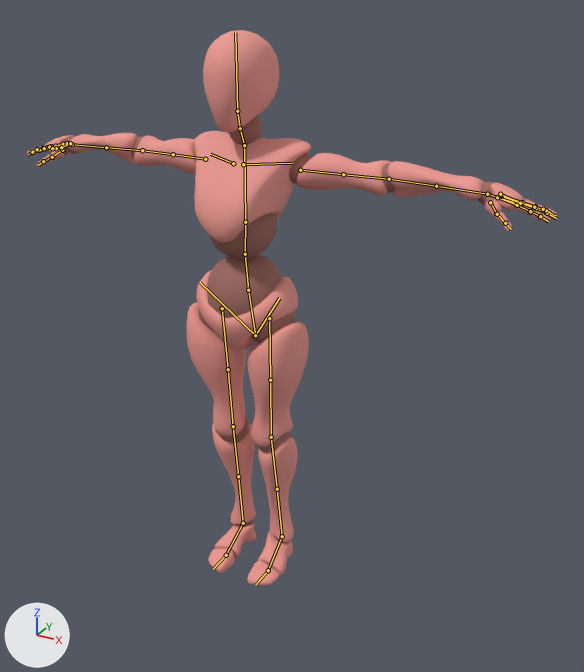
The Blender file models/characters/xbot/xbot.blend as it was, and as the next commit left it.
Rendered twice from a 50 mm lens placed at (1.268, -2.01, 1.929), pointed at (0.151, 0.021, 0.913). The axes (+X, +Y, +Z) are drawn at lower left. The lights are the same throughout. The bones that bend it are drawn over the model as lines.

The first picture shows 'xbot_mesh'.
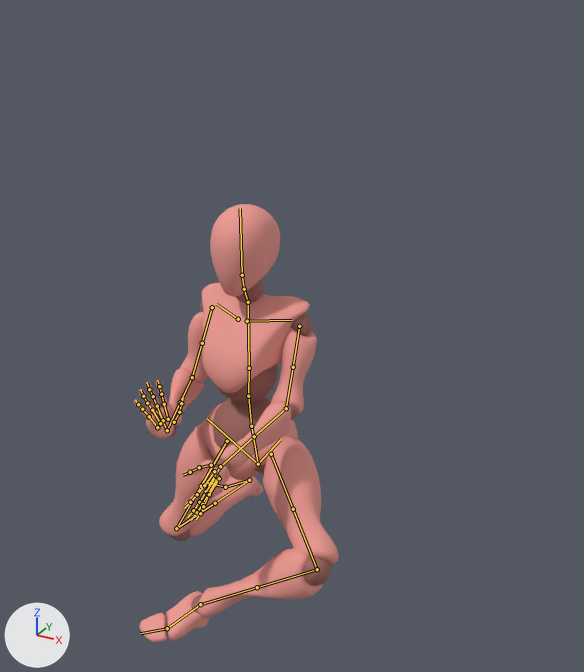
The newer file adds an action. The first version stands in its rest pose; the second is drawn at frame 36 of the action 'Jump'.

The edits, one by one:
Bone 'torso' (bone_torso) moves from (0.0, 0.0, 0.0) to (0.0, 0.0, -0.489).
Bone 'hand_ik.L' (bone_hand_ik_l) moves from (0.0, 0.0, 0.0) to (-0.606, -0.389, -0.8).
Bone 'hand_ik.L' (bone_hand_ik_l) turns from (0, 0, 0) to (68, -1, -75) degrees about its own x, y and z.
Bone 'hand_ik.R' (bone_hand_ik_r) moves from (0.0, 0.0, 0.0) to (0.581, -0.325, -0.779).
Bone 'hand_ik.R' (bone_hand_ik_r) turns from (0, 0, 0) to (-14, 147, -98) degrees about its own x, y and z.
Bone 'upper_arm_ik_target.R' (bone_upper_arm_ik_target_r) moves from (0.0, 0.0, 0.0) to (-0.175, 0.035, -0.666).
Bone 'foot_ik.L' (bone_foot_ik_l) moves from (0.0, 0.0, 0.0) to (0.04, -0.52, 0.0).
Bone 'foot_ik.L' (bone_foot_ik_l) turns from (0, 0, 0) to (0, 0, -47) degrees about its own x, y and z.
Bone 'foot_spin_ik.L' (bone_foot_spin_ik_l) moves from (0.0, 0.0, 0.0) to (-0.133, -0.012, 0.0).
Bone 'thigh_ik_target.L' (bone_thigh_ik_target_l) moves from (0.0, 0.0, 0.0) to (0.843, 0.341, 0.154).
Bone 'foot_ik.R' (bone_foot_ik_r) moves from (0.0, 0.0, 0.0) to (-0.127, 0.253, 0.0).
Bone 'foot_ik.R' (bone_foot_ik_r) turns from (0, 0, 0) to (-1, 7, -81) degrees about its own x, y and z.
Bone 'thigh_ik_target.R' (bone_thigh_ik_target_r) moves from (0.0, 0.0, 0.0) to (-0.665, -0.075, 0.375).

Pixel boxes (x1, y1, x2, y2) of what changed, in the pictures (584 x 672 px):
'xbot_mesh', posed (61% narrower, 21% shorter): before (27, 30, 558, 585); after (134, 204, 339, 642)
